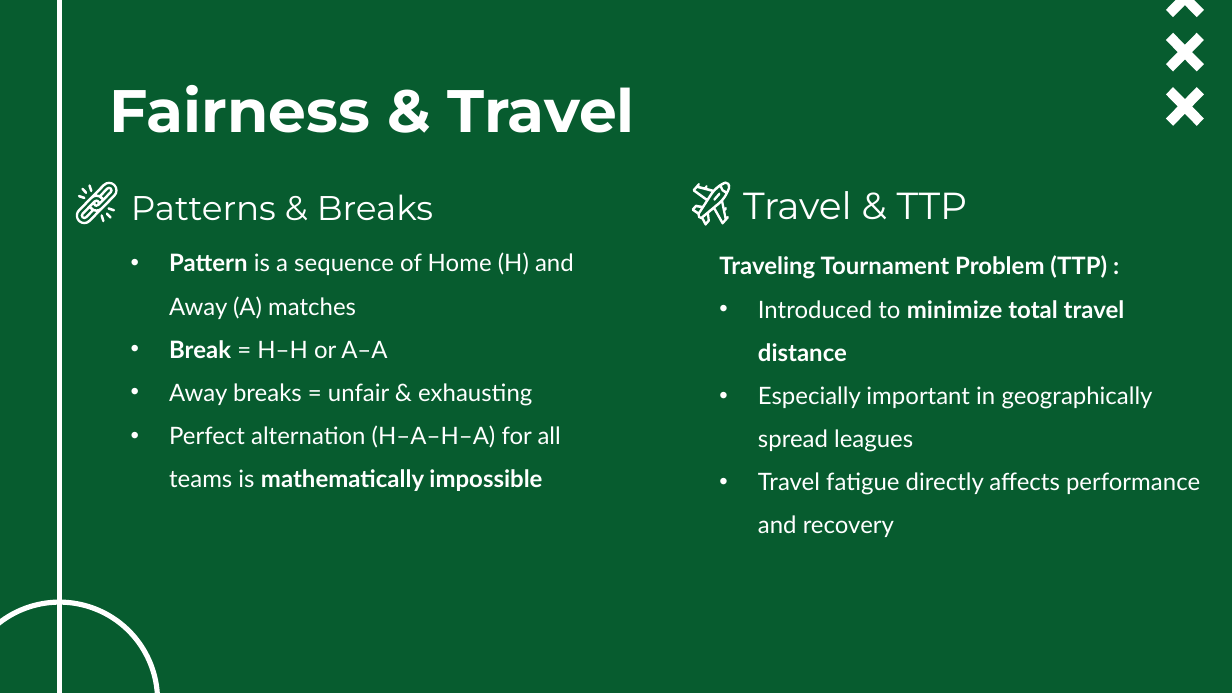
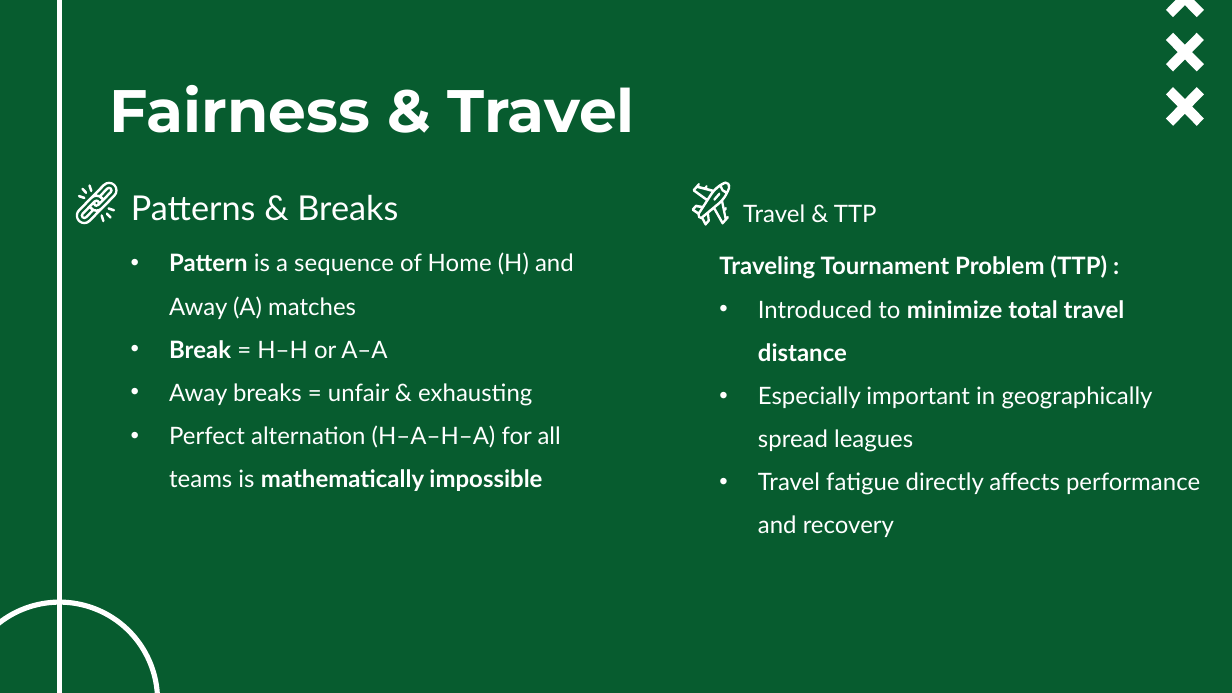
Before and after one commit to ghassanelgendy/egyptian-premier-league-schedule-optimizer, a slide deck: slide 11 of Documentations/presentation V1.pptx. Drawn at 1232x693 pixels with LibreOffice and Linux fonts; fonts in the diff are those of the drawing; background and template pictures are left out. Boxes give left, top, right and bottom in pixels: in the first picture for what was removed or moved away, otherwise in the second. Text is boxed around its words. In the diff, an @@ line names an element or a change of style, - is before the commit and + after.

```diff
--- a/Documentations/presentation V1.pptx
+++ b/Documentations/presentation V1.pptx
@@ subtitle "Patterns & Breaks" at bbox=[131, 194, 398, 221]: font Montserrat to Lato @@
@@ subtitle "Travel & TTP" at bbox=[743, 204, 877, 222]: size 22 to 14 pt, font Montserrat to Lato @@
```
Also in this commit, not shown: 5 other slides changed.
